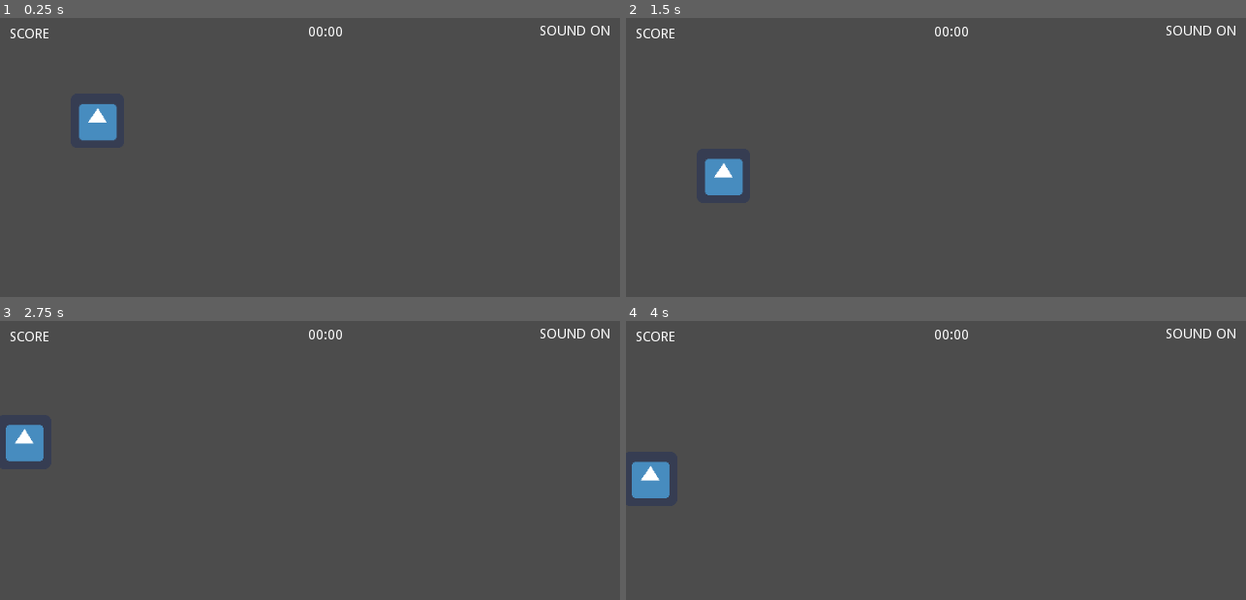
Above: before the commit, frames 1-4 (two rows, left to right).
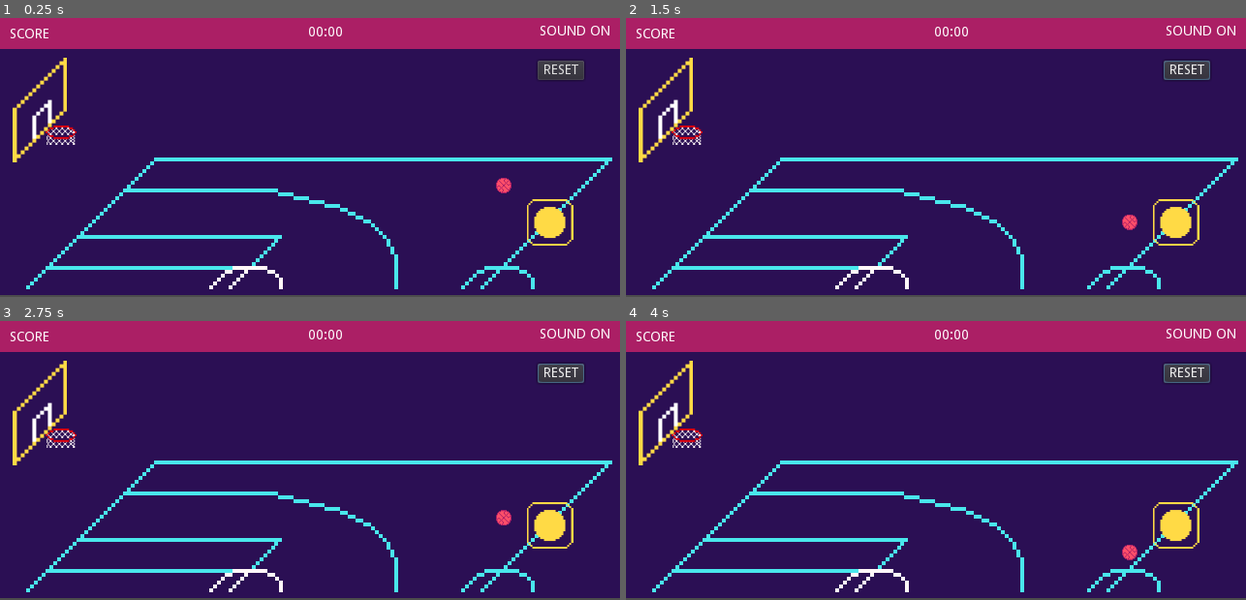
Above: after the commit, the same moments.

Repository: kerodekroma/pickaball-godot
Game: Godot game, scene res://scenes/Main.tscn
The game is run twice, just before and just after one commit, with the same random seed, the same clock (stepped at 60 frames per second) and the same inputs. The engine's default icon, where the game draws it, is replaced by a stand-in: a white triangle on a blue panel in a dark square.
Inputs (mouse positions are in pixels of both pictures, inside the frame that each line leads up to):
- Up to frame 1 (0.25 s): no input
- Up to frame 2 (1.5 s): click (1184, 71) at 0.5 s, where only the run after the commit has a clickable "RESET"; move the mouse to (1072, 143) at 1.27 s; hold D (move_right) from 1.28 s (still down); click (1072, 143) at 1.42 s
- Up to frame 3 (2.75 s): release D (move_right) at 2 s; drag from (186, 474) to (99, 410) at 2.02 s
- Up to frame 4 (4 s): move the mouse to (998, 399) at 2.77 s; hold D (move_right) 2.78-3.5 s; drag from (905, 516) to (750, 418) at 3.52 s

The runs differ from the first frame. In frame 1, 99% of the frame differs, in the area x 0-100%, y 0-100%; in frame 2, 99%; in frame 3, 99%; in frame 4, 99%.

Commit message:
feat: solid development progress
These changes are related to:

- Implement the first prototype (Ground, Basket items, HUD)

- Basic mechanics (Ball direction and rotation)

closes #5, #12, #13

Diff:
--- a/MyBox.gd
+++ /dev/null
@@ -1,45 +0,0 @@
-extends Sprite
-
-
-var deltaX
-var deltaY
-var deltaDragX
-var deltaDragY
-var touchPos = Vector2()
-var areaEnt = false
-var screen_size = Vector2.ZERO
-
-export var speed = 400.0
-export var GRAVITY = 10 #10 pixels per second
-
-func _ready():
-	screen_size = get_viewport_rect().size
-	print("screen_size", screen_size.x, screen_size.y)
-
-func _on_TouchScreenButton_pressed():
-	areaEnt = true
-
-func _on_TouchScreenButton_released():
-	areaEnt = false
-
-func _input(event):
-	if areaEnt == true:
-		if event is InputEventScreenTouch and event.is_pressed():
-			touchPos = event.get_position()
-			deltaX = touchPos.x - position.x
-			deltaY = touchPos.y - position.y
-
-		if event is InputEventScreenDrag:
-			touchPos = event.get_position()
-			deltaDragX = touchPos.x - deltaX
-			deltaDragY = touchPos.y - deltaY
-			set_position(Vector2(deltaDragX, deltaDragY))
-
-func _process(delta):
-	var direction = Vector2.ZERO
-
-	direction.y += GRAVITY * delta;
-	position += direction * speed * delta
-
-	position.x = clamp(position.x, 0, screen_size.x - 100)
-	position.y = clamp(position.y, 0, screen_size.y - 100)
--- a/Player.gd
+++ /dev/null
@@ -1,52 +0,0 @@
-extends Area2D
-
-
-export var speed = 400.0
-export var GRAVITY = 10 #10 pixels per second
-
-#var screen_size = Vector2.ZERO
-#
-#func _ready():
-#	screen_size = get_viewport_rect().size
-#	print("screen_size", screen_size.x, screen_size.y)
-
-#func _process(delta):
-#	var direction = Vector2.ZERO
-#	if Input.is_action_pressed("move_right"):
-#		direction.x += 1
-#	if Input.is_action_pressed("move_left"):
-#		direction.x -= 1
-#	if Input.is_action_pressed("move_up"):
-#		direction.y -= 1
-#	if Input.is_action_pressed("move_down"):
-#		direction.y += 1
-#
-#	"""
-#	if direction.length()> 0:
-#		direction = direction.normalized()
-#		$AnimatedSprite.play()
-#
-#	if direction.length() < 0:
-#		$AnimatedSprite.stop()
-#	"""
-#	direction.y += GRAVITY * delta;
-#	position += direction * speed * delta
-#
-#	position.x = clamp(position.x, 0, screen_size.x - 100)
-#	position.y = clamp(position.y, 0, screen_size.y - 100)
-#
-#	"""
-#	if direction.x != 0:
-#		$AnimatedSprite.animation = "right"
-#		$AnimatedSprite.flip_v = false
-#		$AnimatedSprite.flip_h = direction.x < 0
-#
-#	if direction.y != 0:
-#		$AnimatedSprite.animation ="up"
-#		$AnimatedSprite.flip_v = direction.y > 0
-#		$AnimatedSprite.flip_h = false
-#	"""
-#
-#func _draw():
-#	var rectV = Rect2(position.x, position.y, 100, 100)
-#	draw_rect(rectV,  Color(0, 0, 0, 1) , true)
--- /dev/null
+++ b/entities/Ball/Ball.gd
@@ -0,0 +1,7 @@
+extends RigidBody2D
+
+#func _on_Control_control_released(direction):
+#	#add_force(Vector2(10, -10),Vector2(10, 10))
+#	apply_torque_impulse(2500)
+#	apply_impulse(Vector2(), direction * -1.5)
+#	print("nice!", direction, "gravity_scale", gravity_scale)
--- /dev/null
+++ b/entities/Ball/Ball.tscn
@@ -0,0 +1,26 @@
+[gd_scene load_steps=5 format=2]
+
+[ext_resource path="res://assets/ball-colored.png" type="Texture" id=1]
+[ext_resource path="res://entities/Ball/Ball.gd" type="Script" id=2]
+
+[sub_resource type="PhysicsMaterial" id=2]
+bounce = 0.9
+
+[sub_resource type="CircleShape2D" id=1]
+radius = 4.37911
+
+[node name="Ball" type="RigidBody2D"]
+mass = 0.9
+physics_material_override = SubResource( 2 )
+sleeping = true
+script = ExtResource( 2 )
+__meta__ = {
+"_edit_group_": true
+}
+
+[node name="Sprite" type="Sprite" parent="."]
+texture = ExtResource( 1 )
+
+[node name="CollisionShape2D" type="CollisionShape2D" parent="."]
+scale = Vector2( 2, 2 )
+shape = SubResource( 1 )
--- /dev/null
+++ b/entities/Basket/Basket.tscn
@@ -0,0 +1,41 @@
+[gd_scene load_steps=5 format=2]
+
+[ext_resource path="res://assets/ring.png" type="Texture" id=1]
+[ext_resource path="res://assets/board.png" type="Texture" id=2]
+
+[sub_resource type="RectangleShape2D" id=3]
+extents = Vector2( 0.894152, 4.18056 )
+
+[sub_resource type="RectangleShape2D" id=4]
+extents = Vector2( 11.7071, 29.5653 )
+
+[node name="Basket" type="Node2D"]
+
+[node name="Ring" type="StaticBody2D" parent="."]
+__meta__ = {
+"_edit_group_": true
+}
+
+[node name="Sprite" type="Sprite" parent="Ring"]
+position = Vector2( 21.8536, 26.2279 )
+texture = ExtResource( 1 )
+
+[node name="CollisionShape2D" type="CollisionShape2D" parent="Ring"]
+position = Vector2( 6.88946, 26.2079 )
+shape = SubResource( 3 )
+
+[node name="CollisionShape2D2" type="CollisionShape2D" parent="Ring"]
+position = Vector2( 36.8339, 26.4276 )
+shape = SubResource( 3 )
+
+[node name="Board" type="StaticBody2D" parent="."]
+__meta__ = {
+"_edit_group_": true
+}
+
+[node name="Sprite" type="Sprite" parent="Board"]
+texture = ExtResource( 2 )
+
+[node name="CollisionShape2D" type="CollisionShape2D" parent="Board"]
+position = Vector2( -7.62236, -3.67144 )
+shape = SubResource( 4 )
--- /dev/null
+++ b/entities/Control/Control.gd
@@ -0,0 +1,45 @@
+extends Node
+
+var delta_x = 0
+var delta_y = 0
+var delta_drag_x = 0
+var delta_drag_y = 0
+var touch_pos = Vector2()
+var area_ent = false
+var screen_size = Vector2.ZERO
+var initial_sprite_position: Vector2
+
+signal control_released(position)
+
+# Called when the node enters the scene tree for the first time.
+func _ready():
+	initial_sprite_position = $Sprite.position
+
+# Called every frame. 'delta' is the elapsed time since the previous frame.
+#func _process(delta):
+#	pass
+func _on_TouchScreenButton_pressed():
+	area_ent = true
+	$Sprite.scale.y = 2
+	$Sprite.scale.x = 2
+	print("pressed!!")
+
+func _on_TouchScreenButton_released():
+	area_ent = false
+	$Sprite.scale.y = 1
+	$Sprite.scale.x = 1
+	$Sprite.position = initial_sprite_position
+	emit_signal("control_released", Vector2(delta_drag_x, delta_drag_y))
+
+func _input(event):
+	if area_ent == true:
+		if event is InputEventScreenTouch and event.is_pressed():
+			touch_pos = event.get_position()
+			delta_x = touch_pos.x - $Sprite.position.x
+			delta_y = touch_pos.y - $Sprite.position.y
+
+		if event is InputEventScreenDrag:
+			touch_pos = event.get_position()
+			delta_drag_x = touch_pos.x - delta_x
+			delta_drag_y = touch_pos.y - delta_y
+			$Sprite.set_position(Vector2(delta_drag_x, delta_drag_y))
--- /dev/null
+++ b/entities/Control/Control.tscn
@@ -0,0 +1,25 @@
+[gd_scene load_steps=4 format=2]
+
+[ext_resource path="res://assets/cursor-colored.png" type="Texture" id=1]
+[ext_resource path="res://entities/Control/Control.gd" type="Script" id=2]
+
+[sub_resource type="CircleShape2D" id=1]
+
+[node name="Node2D" type="Node2D"]
+script = ExtResource( 2 )
+__meta__ = {
+"_edit_horizontal_guides_": [ 288.0 ],
+"_edit_vertical_guides_": [ 640.0 ]
+}
+
+[node name="Sprite" type="Sprite" parent="."]
+position = Vector2( 49.1369, 48.507 )
+texture = ExtResource( 1 )
+
+[node name="TouchScreenButton" type="TouchScreenButton" parent="."]
+position = Vector2( 8.81946, 9.4494 )
+scale = Vector2( 4, 4 )
+shape = SubResource( 1 )
+
+[connection signal="pressed" from="TouchScreenButton" to="." method="_on_TouchScreenButton_pressed"]
+[connection signal="released" from="TouchScreenButton" to="." method="_on_TouchScreenButton_released"]
--- /dev/null
+++ b/entities/Ground/Ground.tscn
@@ -0,0 +1,51 @@
+[gd_scene load_steps=3 format=2]
+
+[ext_resource path="res://assets/ground.png" type="Texture" id=1]
+
+[sub_resource type="RectangleShape2D" id=1]
+extents = Vector2( 320.802, 29.4364 )
+
+[node name="Ground" type="Node2D"]
+
+[node name="ColorRect" type="ColorRect" parent="."]
+margin_right = 640.0
+margin_bottom = 286.0
+color = Color( 0.168627, 0.0588235, 0.329412, 1 )
+__meta__ = {
+"_edit_lock_": true,
+"_edit_use_anchors_": false
+}
+
+[node name="StaticBodyRight" type="StaticBody2D" parent="."]
+position = Vector2( 676.827, 156.478 )
+scale = Vector2( 0.136554, 3.39873 )
+__meta__ = {
+"_edit_group_": true
+}
+
+[node name="Right" type="CollisionShape2D" parent="StaticBodyRight"]
+shape = SubResource( 1 )
+
+[node name="StaticBodyTop" type="StaticBody2D" parent="."]
+visible = false
+position = Vector2( 329.876, -8.20734 )
+__meta__ = {
+"_edit_group_": true
+}
+
+[node name="Top" type="CollisionShape2D" parent="StaticBodyTop"]
+position = Vector2( -7.98459, -22.8722 )
+shape = SubResource( 1 )
+
+[node name="StaticBodyBottom" type="StaticBody2D" parent="."]
+position = Vector2( 324, 298 )
+__meta__ = {
+"_edit_group_": true
+}
+
+[node name="Bottom" type="CollisionShape2D" parent="StaticBodyBottom"]
+shape = SubResource( 1 )
+
+[node name="Sprite" type="Sprite" parent="."]
+position = Vector2( 320, 144 )
+texture = ExtResource( 1 )
--- a/scenes/hud.tscn
+++ b/entities/HUD/HUD.tscn
@@ -1,6 +1,14 @@
 [gd_scene format=2]
 
 [node name="Node2D" type="Node2D"]
+
+[node name="ColorRect" type="ColorRect" parent="."]
+margin_right = 640.0
+margin_bottom = 32.0
+color = Color( 0.670588, 0.121569, 0.396078, 1 )
+__meta__ = {
+"_edit_use_anchors_": false
+}
 
 [node name="score" type="Label" parent="."]
 margin_left = 9.739
--- a/project.godot
+++ b/project.godot
@@ -22,6 +22,7 @@
 
 window/size/width=640
 window/size/height=288
+window/stretch/mode="2d"
 window/stretch/aspect="keep"
 
 [input]
--- a/scenes/Main.tscn
+++ b/scenes/Main.tscn
@@ -1,10 +1,32 @@
-[gd_scene load_steps=3 format=2]
+[gd_scene load_steps=6 format=2]
 
-[ext_resource path="res://scenes/Player.tscn" type="PackedScene" id=1]
-[ext_resource path="res://scenes/hud.tscn" type="PackedScene" id=2]
+[ext_resource path="res://entities/Control/Control.tscn" type="PackedScene" id=1]
+[ext_resource path="res://entities/HUD/HUD.tscn" type="PackedScene" id=2]
+[ext_resource path="res://entities/Ground/Ground.tscn" type="PackedScene" id=3]
+[ext_resource path="res://entities/Basket/Basket.tscn" type="PackedScene" id=5]
+[ext_resource path="res://scripts/Main.gd" type="Script" id=7]
 
 [node name="Main" type="Node2D"]
+script = ExtResource( 7 )
 
-[node name="Player" parent="." instance=ExtResource( 1 )]
+[node name="Ground" parent="." instance=ExtResource( 3 )]
 
 [node name="HUD" parent="." instance=ExtResource( 2 )]
+
+[node name="Basket" parent="." instance=ExtResource( 5 )]
+position = Vector2( 41.422, 94.6317 )
+
+[node name="Control" parent="." instance=ExtResource( 1 )]
+position = Vector2( 518.414, 162.566 )
+
+[node name="Button" type="Button" parent="."]
+margin_left = 555.123
+margin_top = 44.2001
+margin_right = 567.123
+margin_bottom = 64.2001
+text = "RESET"
+__meta__ = {
+"_edit_use_anchors_": false
+}
+
+[connection signal="pressed" from="Button" to="." method="_on_Button_pressed"]
--- a/scenes/Player.tscn
+++ /dev/null
@@ -1,38 +0,0 @@
-[gd_scene load_steps=6 format=2]
-
-[ext_resource path="res://icon.png" type="Texture" id=1]
-[ext_resource path="res://MyBox.gd" type="Script" id=2]
-[ext_resource path="res://Player.gd" type="Script" id=5]
-
-[sub_resource type="CircleShape2D" id=1]
-
-[sub_resource type="RectangleShape2D" id=2]
-extents = Vector2( 10.2596, 10.7812 )
-
-[node name="Player" type="Area2D"]
-position = Vector2( -1, -1 )
-scale = Vector2( 0.830465, 0.871694 )
-gravity_point = true
-script = ExtResource( 5 )
-__meta__ = {
-"_edit_group_": true
-}
-
-[node name="MyBox" type="Sprite" parent="."]
-position = Vector2( 122.291, 106.382 )
-scale = Vector2( 1.04, 1 )
-texture = ExtResource( 1 )
-script = ExtResource( 2 )
-
-[node name="TouchScreenButton" type="TouchScreenButton" parent="MyBox"]
-position = Vector2( -106.535, -106.389 )
-scale = Vector2( 10.6252, 10.9308 )
-shape = SubResource( 1 )
-
-[node name="CollisionShape2D" type="CollisionShape2D" parent="."]
-position = Vector2( 122.373, 106.546 )
-scale = Vector2( 3.21654, -3.03336 )
-shape = SubResource( 2 )
-
-[connection signal="pressed" from="MyBox/TouchScreenButton" to="MyBox" method="_on_TouchScreenButton_pressed"]
-[connection signal="released" from="MyBox/TouchScreenButton" to="MyBox" method="_on_TouchScreenButton_released"]
--- /dev/null
+++ b/scripts/Globals.gd
@@ -0,0 +1,16 @@
+extends Node
+
+
+# Declare member variables here. Examples:
+# var a = 2
+# var b = "text"
+
+
+# Called when the node enters the scene tree for the first time.
+func _ready():
+	pass # Replace with function body.
+
+
+# Called every frame. 'delta' is the elapsed time since the previous frame.
+#func _process(delta):
+#	pass
--- /dev/null
+++ b/scripts/Main.gd
@@ -0,0 +1,25 @@
+extends Node2D
+
+const ball = preload("res://entities/Ball/Ball.tscn")
+
+var ball_control: Node2D
+var ball_instance:RigidBody2D
+
+func _ready():
+	$Control.connect("control_released", self, "_on_control_released")
+	create_ball()
+
+func _on_Button_pressed():
+	create_ball()
+
+func create_ball():
+	if ball_instance != null:
+		ball_instance.queue_free()
+	ball_instance = ball.instance()
+	ball_instance.position = Vector2(520, 170)
+	add_child(ball_instance)
+
+func _on_control_released(direction):
+	print("direction", direction)
+	ball_instance.apply_torque_impulse(7000)
+	ball_instance.apply_impulse(Vector2.ZERO, direction * -3)
Binary file added: assets/ball-colored.png
Not shown, added: assets/ball-colored.png.import
Binary file added: assets/ball-darks.png
Not shown, added: assets/ball-darks.png.import
Binary file added: assets/ball.png
Not shown, added: assets/ball.png.import
Binary file added: assets/basket.png
Not shown, added: assets/basket.png.import
Binary file added: assets/board.png
Binary file added: assets/cursor-colored.png
Not shown, added: assets/cursor-colored.png.import
Binary file added: assets/cursor.png
(and 9 more such lines)
